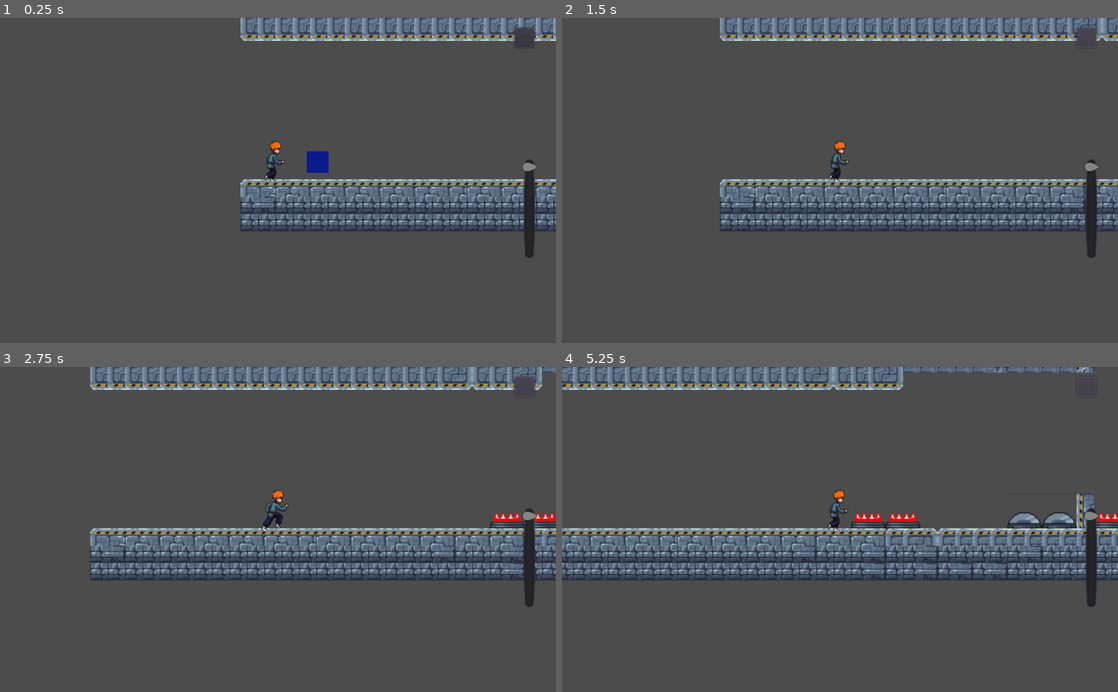
Above: before the commit, frames 1-4 (two rows, left to right).
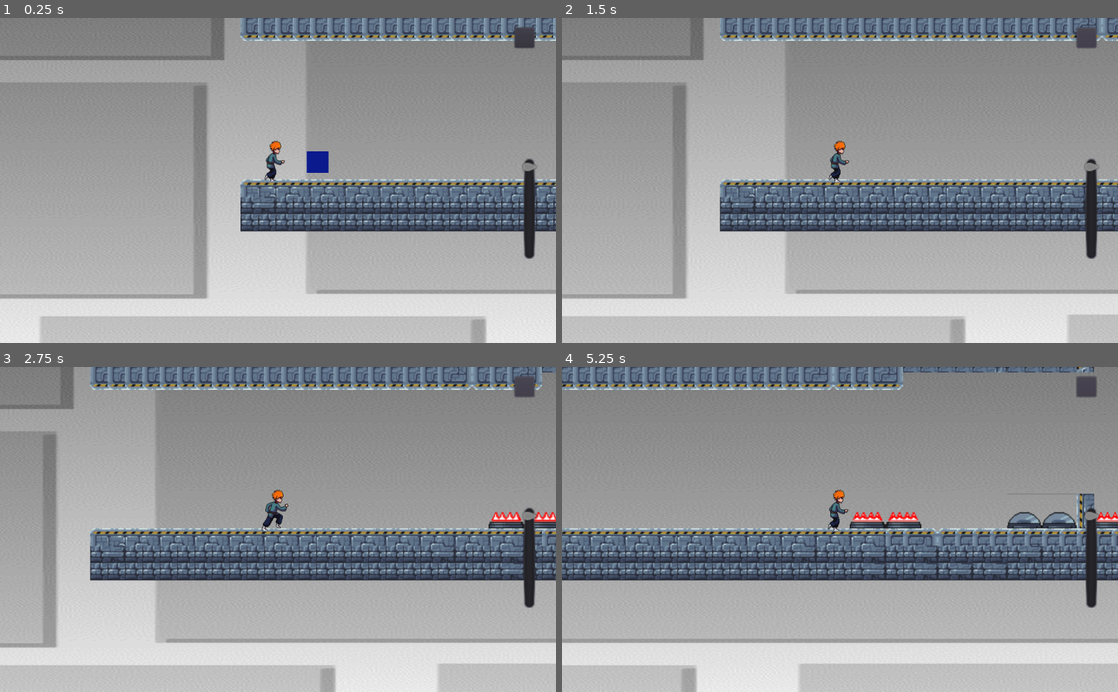
Above: after the commit, the same moments.

Repository: NicolasRaf/Gravity-Evade
Game: Godot game, scene res://scenes/World.tscn
The game is run twice, just before and just after one commit, with the same random seed, the same clock (stepped at 60 frames per second) and the same inputs. Sound files missing from this copy of the repository are replaced by a short silence.
Inputs (mouse positions are in pixels of both pictures, inside the frame that each line leads up to):
- Up to frame 1 (0.25 s): no input
- Up to frame 2 (1.5 s): click (1084, 37) at 0.5 s; click (1084, 37) at 1.25 s
- Up to frame 3 (2.75 s): click (522, 386) at 2 s
- Up to frame 4 (5.25 s): tap Up (jump) at 3.02, 3.77 s

The runs differ from the first frame. In frame 1, 86% of the frame differs, in the area x 0-100%, y 0-100%; in frame 2, 83%; in frame 3, 80%; in frame 4, 78%.

Commit message:
Primeira parte do polimento

Diff:
--- /dev/null
+++ b/scenes/Laser.tscn
@@ -0,0 +1,58 @@
+[gd_scene load_steps=11 format=2]
+
+[ext_resource path="res://assets/Map/Foozle_2DT0001_Science_Fiction_Labs_Tileset/Traps/laser_spikes_idle.png" type="Texture" id=1]
+
+[sub_resource type="AtlasTexture" id=1]
+flags = 4
+atlas = ExtResource( 1 )
+region = Rect2( 0, 0, 32, 32 )
+
+[sub_resource type="AtlasTexture" id=2]
+flags = 4
+atlas = ExtResource( 1 )
+region = Rect2( 32, 0, 32, 32 )
+
+[sub_resource type="AtlasTexture" id=3]
+flags = 4
+atlas = ExtResource( 1 )
+region = Rect2( 64, 0, 32, 32 )
+
+[sub_resource type="AtlasTexture" id=4]
+flags = 4
+atlas = ExtResource( 1 )
+region = Rect2( 96, 0, 32, 32 )
+
+[sub_resource type="AtlasTexture" id=5]
+flags = 4
+atlas = ExtResource( 1 )
+region = Rect2( 128, 0, 32, 32 )
+
+[sub_resource type="AtlasTexture" id=6]
+flags = 4
+atlas = ExtResource( 1 )
+region = Rect2( 160, 0, 32, 32 )
+
+[sub_resource type="AtlasTexture" id=7]
+flags = 4
+atlas = ExtResource( 1 )
+region = Rect2( 192, 0, 32, 32 )
+
+[sub_resource type="AtlasTexture" id=8]
+flags = 4
+atlas = ExtResource( 1 )
+region = Rect2( 224, 0, 32, 32 )
+
+[sub_resource type="SpriteFrames" id=9]
+animations = [ {
+"frames": [ SubResource( 1 ), SubResource( 2 ), SubResource( 3 ), SubResource( 4 ), SubResource( 5 ), SubResource( 6 ), SubResource( 7 ), SubResource( 8 ) ],
+"loop": true,
+"name": "default",
+"speed": 12.0
+} ]
+
+[node name="Laser" type="Node2D"]
+
+[node name="AnimatedSprite" type="AnimatedSprite" parent="."]
+frames = SubResource( 9 )
+frame = 5
+playing = true
--- a/scenes/World.tscn
+++ b/scenes/World.tscn
@@ -6,6 +6,9 @@
 [ext_resource path="res://assets/Map/Foozle_2DT0001_Science_Fiction_Labs_Tileset/Tileset/level_tileset.png" type="Texture" id=4]
 [ext_resource path="res://assets/Map/Foozle_2DT0001_Science_Fiction_Labs_Tileset/Traps/laser_spikes_idle.png" type="Texture" id=5]
 [ext_resource path="res://assets/Map/Foozle_2DT0001_Science_Fiction_Labs_Tileset/Traps/laser_idle.png" type="Texture" id=6]
+[ext_resource path="res://assets/Map/background1-3.png" type="Texture" id=7]
+[ext_resource path="res://scenes/Laser.tscn" type="PackedScene" id=8]
+[ext_resource path="res://scenes/laserBar.tscn" type="PackedScene" id=9]
 
 [sub_resource type="ConvexPolygonShape2D" id=8]
 points = PoolVector2Array( 0, 3, 16, 3, 16, 16, 0, 16 )
@@ -603,8 +606,69 @@
 format = 1
 tile_data = PoolIntArray( -1638235, -1073741798, 0, -1638234, -1073741794, 0, -1638233, -1610612706, 0, -1638232, -1073 …(21843 unchanged characters)…
 
+[node name="Background1-3" type="Sprite" parent="TileMap"]
+position = Vector2( 1365, -64 )
+scale = Vector2( 2.02637, 0.598633 )
+z_index = -2
+texture = ExtResource( 7 )
+
+[node name="Laser" parent="TileMap" instance=ExtResource( 8 )]
+position = Vector2( 383, -16 )
+
+[node name="Laser2" parent="TileMap" instance=ExtResource( 8 )]
+position = Vector2( 417, -16 )
+
+[node name="Laser3" parent="TileMap" instance=ExtResource( 8 )]
+position = Vector2( 928, -191 )
+rotation = -3.14974
+
+[node name="Laser4" parent="TileMap" instance=ExtResource( 8 )]
+position = Vector2( 608, -16 )
+
+[node name="Laser5" parent="TileMap" instance=ExtResource( 8 )]
+position = Vector2( 656, -16 )
+
+[node name="Laser6" parent="TileMap" instance=ExtResource( 8 )]
+position = Vector2( 928, -190 )
+rotation = 3.13769
+
+[node name="Laser7" parent="TileMap" instance=ExtResource( 8 )]
+position = Vector2( 1919, -15 )
+rotation = -1.57201
+
+[node name="Laser8" parent="TileMap" instance=ExtResource( 8 )]
+position = Vector2( 1919, -45 )
+rotation = -1.57201
+
+[node name="Laser9" parent="TileMap" instance=ExtResource( 8 )]
+position = Vector2( 1918, -77 )
+rotation = -1.57201
+
+[node name="Laser10" parent="TileMap" instance=ExtResource( 8 )]
+position = Vector2( 1918, -97 )
+rotation = -1.55614
+
+[node name="Laser11" parent="TileMap" instance=ExtResource( 8 )]
+position = Vector2( 2174, -80 )
+rotation = -1.55614
+scale = Vector2( 1, 1 )
+
+[node name="Laser12" parent="TileMap" instance=ExtResource( 8 )]
+position = Vector2( 2176, -16 )
+rotation = -1.55614
+scale = Vector2( 1, 1 )
+
 [node name="Player" parent="." instance=ExtResource( 1 )]
 position = Vector2( 19, 1 )
 
 [node name="Fragment" parent="." instance=ExtResource( 2 )]
 position = Vector2( 71, -16 )
+
+[node name="laserBar" parent="." instance=ExtResource( 9 )]
+position = Vector2( 2321, -191 )
+
+[node name="laserBar2" parent="." instance=ExtResource( 9 )]
+position = Vector2( 2322, -159 )
+
+[node name="laserBar3" parent="." instance=ExtResource( 9 )]
+position = Vector2( 2322, -127 )
--- /dev/null
+++ b/scenes/laserBar.tscn
@@ -0,0 +1,38 @@
+[gd_scene load_steps=7 format=2]
+
+[ext_resource path="res://assets/Map/Foozle_2DT0001_Science_Fiction_Labs_Tileset/Traps/laser_idle.png" type="Texture" id=1]
+
+[sub_resource type="AtlasTexture" id=1]
+flags = 4
+atlas = ExtResource( 1 )
+region = Rect2( 128, 0, 32, 32 )
+
+[sub_resource type="AtlasTexture" id=2]
+flags = 4
+atlas = ExtResource( 1 )
+region = Rect2( 160, 0, 32, 32 )
+
+[sub_resource type="AtlasTexture" id=3]
+flags = 4
+atlas = ExtResource( 1 )
+region = Rect2( 192, 0, 32, 32 )
+
+[sub_resource type="AtlasTexture" id=4]
+flags = 4
+atlas = ExtResource( 1 )
+region = Rect2( 224, 0, 32, 32 )
+
+[sub_resource type="SpriteFrames" id=5]
+animations = [ {
+"frames": [ SubResource( 1 ), SubResource( 2 ), SubResource( 3 ), SubResource( 4 ) ],
+"loop": true,
+"name": "default",
+"speed": 5.0
+} ]
+
+[node name="laserBar" type="Node2D"]
+
+[node name="AnimatedSprite" type="AnimatedSprite" parent="."]
+frames = SubResource( 5 )
+frame = 3
+playing = true
--- a/scenes/levelTwo.tscn
+++ b/scenes/levelTwo.tscn
@@ -1,10 +1,9 @@
-[gd_scene load_steps=25 format=2]
+[gd_scene load_steps=24 format=2]
 
 [ext_resource path="res://assets/Map/Foozle_2DT0001_Science_Fiction_Labs_Tileset/Tileset/level_tileset.png" type="Texture" id=1]
-[ext_resource path="res://assets/Map/Foozle_2DT0001_Science_Fiction_Labs_Tileset/Traps/laser_deactivate.png" type="Texture" id=2]
+[ext_resource path="res://scenes/laserBar.tscn" type="PackedScene" id=2]
 [ext_resource path="res://assets/Map/Foozle_2DT0001_Science_Fiction_Labs_Tileset/Traps/saw_activate.png" type="Texture" id=3]
-[ext_resource path="res://assets/Map/Foozle_2DT0001_Science_Fiction_Labs_Tileset/Traps/laser_idle.png" type="Texture" id=4]
-[ext_resource path="res://assets/Map/Foozle_2DT0001_Science_Fiction_Labs_Tileset/Traps/laser_spikes_idle.png" type="Texture" id=5]
+[ext_resource path="res://scenes/Laser.tscn" type="PackedScene" id=4]
 [ext_resource path="res://scenes/Player.tscn" type="PackedScene" id=6]
 [ext_resource path="res://assets/Map/86yagye25g841.png" type="Texture" id=7]
 
@@ -264,20 +263,6 @@
 7/shape_one_way_margin = 0.0
 7/shapes = [  ]
 7/z_index = 0
-8/name = "laser_deactivate.png 8"
-8/texture = ExtResource( 2 )
-8/tex_offset = Vector2( 0, 0 )
-8/modulate = Color( 1, 1, 1, 1 )
-8/region = Rect2( 0, 0, 28, 31 )
-8/tile_mode = 0
-8/occluder_offset = Vector2( 0, 0 )
-8/navigation_offset = Vector2( 0, 0 )
-8/shape_offset = Vector2( 0, 0 )
-8/shape_transform = Transform2D( 1, 0, 0, 1, 0, 0 )
-8/shape_one_way = false
-8/shape_one_way_margin = 0.0
-8/shapes = [  ]
-8/z_index = 0
 9/name = "saw_activate.png 9"
 9/texture = ExtResource( 3 )
 9/tex_offset = Vector2( 0, 0 )
@@ -292,20 +277,6 @@
 9/shape_one_way_margin = 0.0
 9/shapes = [  ]
 9/z_index = 0
-10/name = "laser_idle.png 10"
-10/texture = ExtResource( 4 )
-10/tex_offset = Vector2( 0, 0 )
-10/modulate = Color( 1, 1, 1, 1 )
-10/region = Rect2( 128, 0, 32, 31 )
-10/tile_mode = 0
-10/occluder_offset = Vector2( 0, 0 )
-10/navigation_offset = Vector2( 0, 0 )
-10/shape_offset = Vector2( 0, 0 )
-10/shape_transform = Transform2D( 1, 0, 0, 1, 0, 0 )
-10/shape_one_way = false
-10/shape_one_way_margin = 0.0
-10/shapes = [  ]
-10/z_index = 0
 11/name = "saw_activate.png 11"
 11/texture = ExtResource( 3 )
 11/tex_offset = Vector2( 0, 0 )
@@ -369,20 +340,6 @@
 "shape_transform": Transform2D( 1, 0, 0, 1, 0, 0 )
 } ]
 14/z_index = 0
-15/name = "laser_spikes_idle.png 15"
-15/texture = ExtResource( 5 )
-15/tex_offset = Vector2( 0, 0 )
-15/modulate = Color( 1, 1, 1, 1 )
-15/region = Rect2( 256, 17, 32, 17 )
-15/tile_mode = 0
-15/occluder_offset = Vector2( 0, 0 )
-15/navigation_offset = Vector2( 0, 0 )
-15/shape_offset = Vector2( 0, 0 )
-15/shape_transform = Transform2D( 1, 0, 0, 1, 0, 0 )
-15/shape_one_way = false
-15/shape_one_way_margin = 0.0
-15/shapes = [  ]
-15/z_index = 0
 16/name = "level_tileset.png 16"
 16/texture = ExtResource( 1 )
 16/tex_offset = Vector2( 0, 0 )
@@ -430,10 +387,315 @@
 
 [node name="TileMap" type="TileMap" parent="."]
 position = Vector2( 1, 0 )
+rotation = 0.000177327
 tile_set = SubResource( 1 )
 cell_size = Vector2( 16, 16 )
+show_collision = true
 format = 1
 tile_data = PoolIntArray( -1376233, 6, 0, -1376232, 6, 0, -1376231, 6, 0, -1376230, 6, 0, -1376229, 6, 0, -1376228, 6,  …(54667 unchanged characters)…
+
+[node name="Lasers" type="Node" parent="TileMap"]
+
+[node name="Laser" parent="TileMap/Lasers" instance=ExtResource( 4 )]
+position = Vector2( 2305, -113 )
+
+[node name="Laser2" parent="TileMap/Lasers" instance=ExtResource( 4 )]
+position = Vector2( 2337, -128 )
+
+[node name="Laser3" parent="TileMap/Lasers" instance=ExtResource( 4 )]
+position = Vector2( 2369, -144 )
+
+[node name="Laser4" parent="TileMap/Lasers" instance=ExtResource( 4 )]
+position = Vector2( 2402, -160 )
+
+[node name="Laser5" parent="TileMap/Lasers" instance=ExtResource( 4 )]
+position = Vector2( 2434, -160 )
+
+[node name="Laser6" parent="TileMap/Lasers" instance=ExtResource( 4 )]
+position = Vector2( 2465, -144 )
+
+[node name="Laser7" parent="TileMap/Lasers" instance=ExtResource( 4 )]
+position = Vector2( 2498, -127 )
+
+[node name="Laser8" parent="TileMap/Lasers" instance=ExtResource( 4 )]
+position = Vector2( 2528, -113 )
+
+[node name="Laser9" parent="TileMap/Lasers" instance=ExtResource( 4 )]
+position = Vector2( 847.963, -207.15 )
+rotation = -3.14788
+scale = Vector2( 1, 1 )
+
+[node name="Laser10" parent="TileMap/Lasers" instance=ExtResource( 4 )]
+position = Vector2( 911.955, -255.162 )
+rotation = 3.1353
+scale = Vector2( 1, 1 )
+
+[node name="Laser11" parent="TileMap/Lasers" instance=ExtResource( 4 )]
+position = Vector2( 975.955, -255.173 )
+rotation = 3.1353
+scale = Vector2( 1, 1 )
+
+[node name="Laser12" parent="TileMap/Lasers" instance=ExtResource( 4 )]
+position = Vector2( 1007.95, -254.179 )
+rotation = 3.1353
+scale = Vector2( 1, 1 )
+
+[node name="Laser13" parent="TileMap/Lasers" instance=ExtResource( 4 )]
+position = Vector2( 1038.96, -252.184 )
+rotation = 3.1353
+
+[node name="Laser14" parent="TileMap/Lasers" instance=ExtResource( 4 )]
+position = Vector2( 1070.95, -254.19 )
+rotation = 3.1353
+scale = Vector2( 1, 1 )
+
+[node name="Laser15" parent="TileMap/Lasers" instance=ExtResource( 4 )]
+position = Vector2( 1103.95, -255.196 )
+rotation = 3.1353
+scale = Vector2( 1, 1 )
+
+[node name="Laser16" parent="TileMap/Lasers" instance=ExtResource( 4 )]
+position = Vector2( 1135.95, -255.201 )
+rotation = 3.1353
+scale = Vector2( 1, 1 )
+
+[node name="Laser17" parent="TileMap/Lasers" instance=ExtResource( 4 )]
+position = Vector2( 1167.95, -255.207 )
+rotation = 3.1353
+scale = Vector2( 1, 1 )
+
+[node name="Laser18" parent="TileMap/Lasers" instance=ExtResource( 4 )]
+position = Vector2( 1198.96, -252.213 )
+rotation = 3.1353
+scale = Vector2( 1, 1 )
+
+[node name="Laser19" parent="TileMap/Lasers" instance=ExtResource( 4 )]
+position = Vector2( 1231.95, -254.218 )
+rotation = 3.1353
+scale = Vector2( 1, 1 )
+
+[node name="Laser20" parent="TileMap/Lasers" instance=ExtResource( 4 )]
+position = Vector2( 1328, -1.2355 )
+rotation = -0.000343323
+scale = Vector2( 1, 1 )
+
+[node name="Laser21" parent="TileMap/Lasers" instance=ExtResource( 4 )]
+position = Vector2( 1391, -1.24666 )
+rotation = -0.000343323
+scale = Vector2( 1, 1 )
+
+[node name="Laser22" parent="TileMap/Lasers" instance=ExtResource( 4 )]
+position = Vector2( 1359, -0.240988 )
+rotation = -0.000343323
+scale = Vector2( 1, 1 )
+
+[node name="Laser23" parent="TileMap/Lasers" instance=ExtResource( 4 )]
+position = Vector2( 1615.99, -30.2866 )
+rotation = -1.5783
+scale = Vector2( 1, 1 )
+
+[node name="Laser24" parent="TileMap/Lasers" instance=ExtResource( 4 )]
+position = Vector2( 1614.99, -49.2864 )
+rotation = -1.5783
+scale = Vector2( 1, 1 )
+
+[node name="Laser25" parent="TileMap/Lasers" instance=ExtResource( 4 )]
+position = Vector2( 1822.98, -126.323 )
+rotation = -3.14648
+scale = Vector2( 1, 1 )
+
+[node name="Laser26" parent="TileMap/Lasers" instance=ExtResource( 4 )]
+position = Vector2( 1855.98, -108.329 )
+rotation = 3.1367
+scale = Vector2( 1, 1 )
+
+[node name="Laser27" parent="TileMap/Lasers" instance=ExtResource( 4 )]
+position = Vector2( 1887.98, -95.3348 )
+rotation = 3.1367
+scale = Vector2( 1, 1 )
+
+[node name="Laser28" parent="TileMap/Lasers" instance=ExtResource( 4 )]
+position = Vector2( 1919.99, -78.3405 )
+rotation = 3.1367
+scale = Vector2( 1, 1 )
+
+[node name="Laser29" parent="TileMap/Lasers" instance=ExtResource( 4 )]
+position = Vector2( 1951.99, -78.3461 )
+rotation = 3.1367
+scale = Vector2( 1, 1 )
+
+[node name="Laser30" parent="TileMap/Lasers" instance=ExtResource( 4 )]
+position = Vector2( 1982.98, -93.3516 )
+rotation = 3.1367
+scale = Vector2( 1, 1 )
+
+[node name="Laser31" parent="TileMap/Lasers" instance=ExtResource( 4 )]
+position = Vector2( 2958.98, -127.525 )
+rotation = -3.1411
+scale = Vector2( 1, 1 )
+
+[node name="Laser32" parent="TileMap/Lasers" instance=ExtResource( 4 )]
+position = Vector2( 2926.98, -127.519 )
+rotation = -3.1411
+scale = Vector2( 1, 1 )
+
+[node name="Laser33" parent="TileMap/Lasers" instance=ExtResource( 4 )]
+position = Vector2( 2894.98, -127.513 )
+rotation = -3.1411
+scale = Vector2( 1, 1 )
+
+[node name="Laser34" parent="TileMap/Lasers" instance=ExtResource( 4 )]
+position = Vector2( 2863.98, -126.508 )
+rotation = -3.1411
+scale = Vector2( 1, 1 )
+
+[node name="Laser35" parent="TileMap/Lasers" instance=ExtResource( 4 )]
+position = Vector2( 2831.97, -159.502 )
+rotation = 4.69673
+scale = Vector2( 1, 1 )
+
+[node name="Laser36" parent="TileMap/Lasers" instance=ExtResource( 4 )]
+position = Vector2( 2016.98, -110.358 )
+rotation = 3.1367
+scale = Vector2( 1, 1 )
+
+[node name="Laser37" parent="TileMap/Lasers" instance=ExtResource( 4 )]
+position = Vector2( 3054.98, -126.542 )
+rotation = 3.1367
+scale = Vector2( 1, 1 )
+
+[node name="Laser38" parent="TileMap/Lasers" instance=ExtResource( 4 )]
+position = Vector2( 3022.98, -126.536 )
+rotation = 3.1367
+scale = Vector2( 1, 1 )
+
+[node name="Laser39" parent="TileMap/Lasers" instance=ExtResource( 4 )]
+position = Vector2( 2990.98, -126.53 )
+rotation = 3.1367
+scale = Vector2( 1, 1 )
+
+[node name="LasersBar" type="Node" parent="TileMap"]
+
+[node name="laserBar" parent="TileMap/LasersBar" instance=ExtResource( 2 )]
+position = Vector2( 1507, -145 )
+
+[node name="laserBar2" parent="TileMap/LasersBar" instance=ExtResource( 2 )]
+position = Vector2( 1522, -145 )
+
+[node name="laserBar3" parent="TileMap/LasersBar" instance=ExtResource( 2 )]
+position = Vector2( 1491, -111 )
+
+[node name="laserBar4" parent="TileMap/LasersBar" instance=ExtResource( 2 )]
+position = Vector2( 1507, -112 )
+
+[node name="laserBar5" parent="TileMap/LasersBar" instance=ExtResource( 2 )]
+position = Vector2( 1523, -111 )
+
+[node name="laserBar6" parent="TileMap/LasersBar" instance=ExtResource( 2 )]
+position = Vector2( 1651, -143 )
+
+[node name="laserBar7" parent="TileMap/LasersBar" instance=ExtResource( 2 )]
+position = Vector2( 1668, -143 )
+
+[node name="laserBar8" parent="TileMap/LasersBar" instance=ExtResource( 2 )]
+position = Vector2( 1684, -143 )
+
+[node name="laserBar9" parent="TileMap/LasersBar" instance=ExtResource( 2 )]
+position = Vector2( 1699, -145 )
+
+[node name="laserBar10" parent="TileMap/LasersBar" instance=ExtResource( 2 )]
+position = Vector2( 1715, -144 )
+
+[node name="laserBar11" parent="TileMap/LasersBar" instance=ExtResource( 2 )]
+position = Vector2( 1730, -143 )
+
+[node name="laserBar12" parent="TileMap/LasersBar" instance=ExtResource( 2 )]
+position = Vector2( 1747, -144 )
+
+[node name="laserBar13" parent="TileMap/LasersBar" instance=ExtResource( 2 )]
+position = Vector2( 1762, -142 )
+
+[node name="laserBar14" parent="TileMap/LasersBar" instance=ExtResource( 2 )]
+position = Vector2( 1779, -142 )
+
+[node name="laserBar15" parent="TileMap/LasersBar" instance=ExtResource( 2 )]
+position = Vector2( 1795, -142 )
+
+[node name="laserBar16" parent="TileMap/LasersBar" instance=ExtResource( 2 )]
+position = Vector2( 2240, -79 )
+
+[node name="laserBar17" parent="TileMap/LasersBar" instance=ExtResource( 2 )]
+position = Vector2( 2257, -80 )
+
+[node name="laserBar18" parent="TileMap/LasersBar" instance=ExtResource( 2 )]
+position = Vector2( 2272, -78 )
+
+[node name="laserBar19" parent="TileMap/LasersBar" instance=ExtResource( 2 )]
+position = Vector2( 430.974, -149.076 )
+rotation = -1.57136
+
+[node name="laserBar20" parent="TileMap/LasersBar" instance=ExtResource( 2 )]
+position = Vector2( 415.971, -164.074 )
+rotation = -1.56138
+
+[node name="laserBar21" parent="TileMap/LasersBar" instance=ExtResource( 2 )]
+position = Vector2( 415.968, -181.074 )
+rotation = -1.56723
+
+[node name="laserBar22" parent="TileMap/LasersBar" instance=ExtResource( 2 )]
+position = Vector2( 431.965, -196.077 )
+rotation = -1.56723
+scale = Vector2( 1, 1 )
+
+[node name="laserBar23" parent="TileMap/LasersBar" instance=ExtResource( 2 )]
+position = Vector2( 512.997, -15.091 )
+rotation = -1.56723
+scale = Vector2( 1, 1 )
+
+[node name="laserBar24" parent="TileMap/LasersBar" instance=ExtResource( 2 )]
+position = Vector2( 542.997, -16.0963 )
+rotation = -1.56723
+scale = Vector2( 1, 1 )
+
+[node name="laserBar25" parent="TileMap/LasersBar" instance=ExtResource( 2 )]
+position = Vector2( 1489.97, -145.264 )
+rotation = -0.000343323
+scale = Vector2( 1, 1 )
+
+[node name="laserBar26" parent="TileMap/LasersBar" instance=ExtResource( 2 )]
+position = Vector2( 2207.99, -79.3915 )
+rotation = 3.1367
+scale = Vector2( 1, 1 )
+
+[node name="laserBar27" parent="TileMap/LasersBar" instance=ExtResource( 2 )]
+position = Vector2( 2222.99, -79.3942 )
+rotation = 3.1367
+scale = Vector2( 1, 1 )
+
+[node name="laserBar28" parent="TileMap/LasersBar" instance=ExtResource( 2 )]
+position = Vector2( 2191.99, -78.3887 )
+rotation = 3.1367
+scale = Vector2( 1, 1 )
+
+[node name="laserBar29" parent="TileMap/LasersBar" instance=ExtResource( 2 )]
+position = Vector2( 2174.99, -79.3857 )
+rotation = 3.1367
+scale = Vector2( 1, 1 )
+
+[node name="laserBar30" parent="TileMap/LasersBar" instance=ExtResource( 2 )]
+position = Vector2( 2157.99, -78.3827 )
+rotation = 3.1367
+scale = Vector2( 1, 1 )
+
+[node name="laserBar31" parent="TileMap/LasersBar" instance=ExtResource( 2 )]
+position = Vector2( 2124.99, -79.3768 )
+rotation = 3.1367
+scale = Vector2( 1, 1 )
+
+[node name="laserBar32" parent="TileMap/LasersBar" instance=ExtResource( 2 )]
+position = Vector2( 2142.99, -78.38 )
+rotation = 3.1367
+scale = Vector2( 1, 1 )
 
 [node name="Player" parent="." instance=ExtResource( 6 )]
 position = Vector2( 29, 0 )
@@ -445,7 +707,7 @@
 margin_bottom = 318.0
 
 [node name="86Yagye25G841" type="Sprite" parent="TextureRect"]
-position = Vector2( 1716, 645 )
+position = Vector2( 1717, 646 )
 scale = Vector2( 0.856102, 0.529297 )
 z_index = -2
 texture = ExtResource( 7 )
--- /dev/null
+++ b/scripts/Entryportal.gd
@@ -0,0 +1,6 @@
+extends Area2D
+onready var _animator = $Animator
+onready var portal_collider = $CollisionShape2D
+
+func _ready():
+	pass
Binary file added: assets/Map/WhatsApp Image 2024-06-05 at 09.47.11.jpeg
Not shown, added: assets/Map/WhatsApp Image 2024-06-05 at 09.47.11.jpeg.import
Binary file added: assets/Map/WhatsApp_Image_2024-06-05_at_09.47.11-removebg-preview.png
Not shown, added: assets/Map/WhatsApp_Image_2024-06-05_at_09.47.11-removebg-preview.png.import
Not shown: 1 places in scenes/World.tscn that only renumber resources
